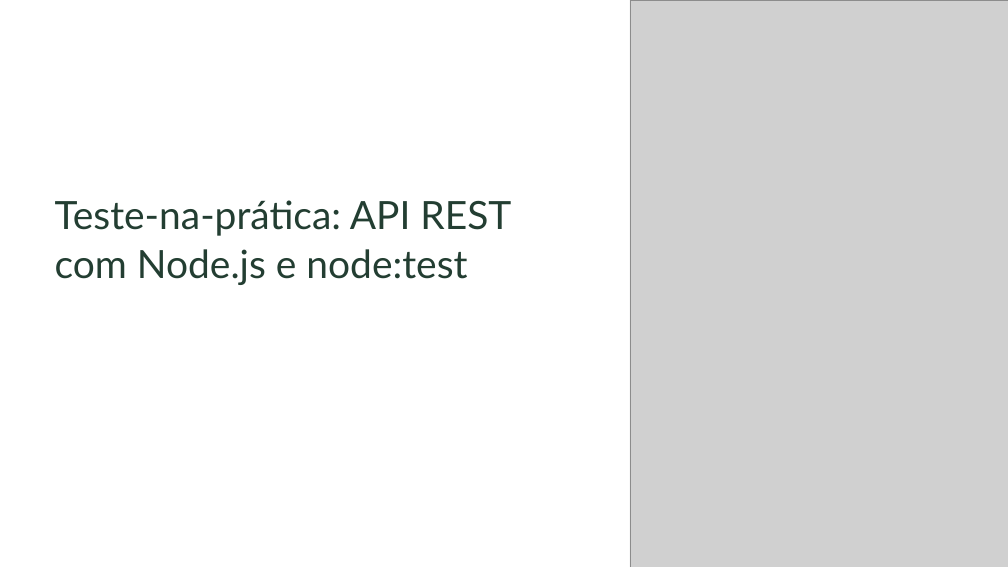
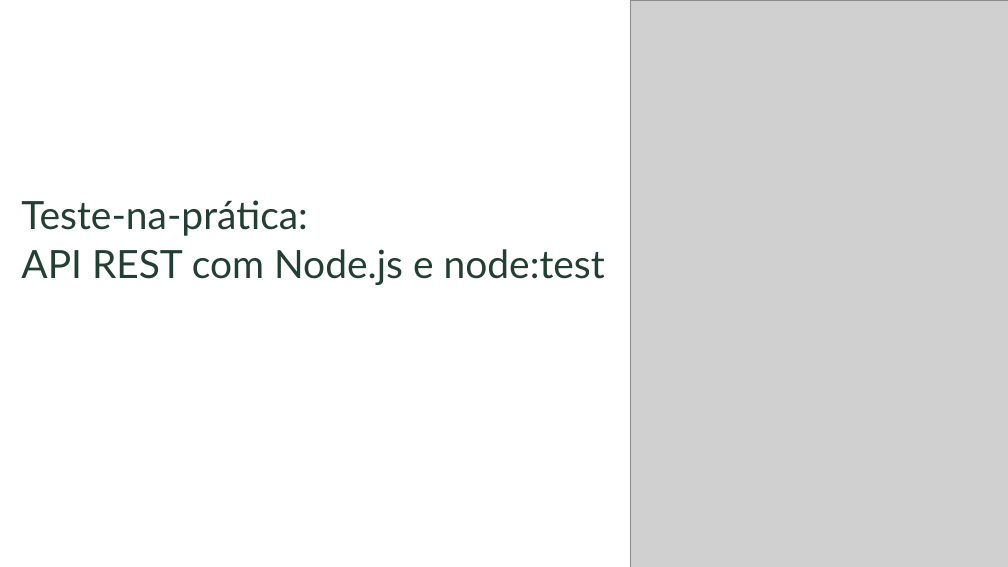
Before and after one commit to jonathannrocha/Teste-na-pratica, a slide deck: slide 1 of doc/Apresentação.pptx. Drawn at 1008x567 pixels with LibreOffice and Linux fonts; fonts in the diff are those of the drawing; grey boxes stand for pictures. Boxes give left, top, right and bottom in pixels: in the first picture for what was removed or moved away, otherwise in the second. Text is boxed around its words. In the diff, an @@ line names an element or a change of style, - is before the commit and + after.

```diff
--- a/doc/Apresentação.pptx
+++ b/doc/Apresentação.pptx
@@ text at <box>21,200,605,285</box>: text changed @@
-Teste-na-prática: API REST com Node.js e node:test
+Teste-na-prática:
+API REST com Node.js e node:test
```
Also in this commit, not shown: 2 other slides changed, 1 other file.
